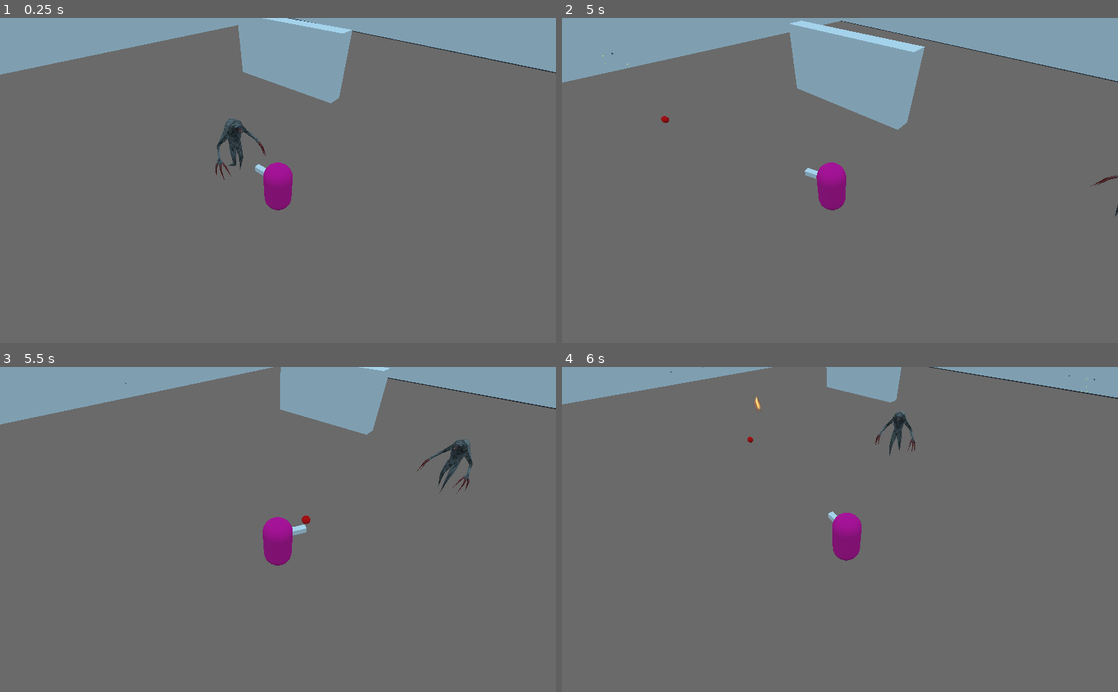
Above: before the commit, frames 1-4 (two rows, left to right).
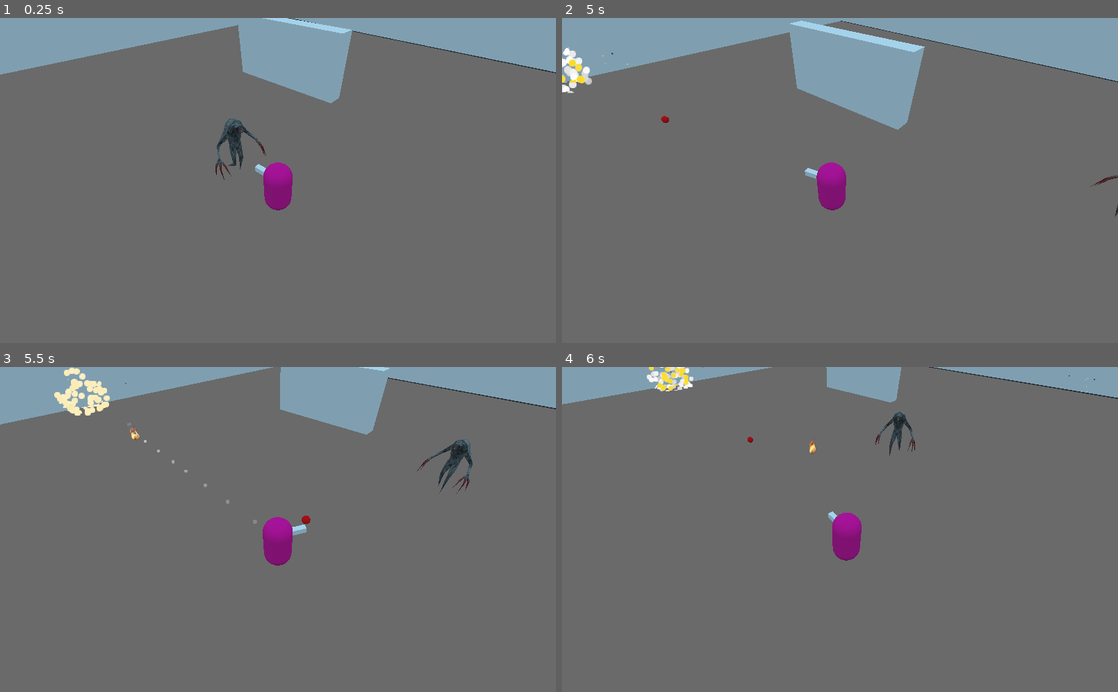
Above: after the commit, the same moments.

Repository: gusemil/topdownshooter3d-demo
Game: Godot game, scene res://scenes/World.tscn
Two runs of this game, one before a commit and one after it. Both use one fixed random seed, a clock stepped at 60 frames per second and the inputs below.
Inputs (mouse positions are in pixels of both pictures, inside the frame that each line leads up to):
- Up to frame 1 (0.25 s): no input
- Up to frame 2 (5 s): move the mouse to (962, 164) at 0.52 s; press the mouse at (962, 164) at 0.53 s; hold D (move_right) 0.53-1.28 s; move the mouse to (728, 196) at 1.27 s; release the mouse at (728, 196) at 1.28 s; hold S (move_backward) 1.28-2.03 s; click (728, 196) at 1.35 s; move the mouse to (895, 109) at 2.02 s; press the mouse at (895, 109) at 2.03 s; hold D (move_right) 2.03-2.78 s; move the mouse to (812, 245) at 2.77 s; release the mouse at (812, 245) at 2.78 s; hold W (move_forward) 2.78-3.53 s; click (812, 245) at 2.85 s; move the mouse to (1006, 229) at 3.52 s; press the mouse at (1006, 229) at 3.53 s; hold A (move_left) from 3.53 s (still down); move the mouse to (673, 131) at 4.27 s; release the mouse at (673, 131) at 4.28 s; click (673, 131) at 4.35 s
- Up to frame 3 (5.5 s): move the mouse to (305, 529) at 5.02 s; release A (move_left) at 5.03 s; press the mouse at (305, 529) at 5.03 s; hold S (move_backward) from 5.03 s (still down)
- Up to frame 4 (6 s): move the mouse to (756, 448) at 5.77 s; release S (move_backward) at 5.78 s; release the mouse at (756, 448) at 5.78 s; hold D (move_right) from 5.78 s (still down); click (756, 448) at 5.85 s

Frame 1 is identical in both runs. In frame 2, 0.4% of the frame differs, in the area x 0-6%, y 8-24%; in frame 3, 0.8%, in the area x 9-47%, y 0-49%; in frame 4, 0.5%.

Commit message:
projectilespawner 2.0

Diff:
--- a/scenes/World.tscn
+++ b/scenes/World.tscn
@@ -114,7 +114,7 @@
 attack_range = 4.5
 
 [node name="ProjectileSpawner" parent="." instance=ExtResource( 4 )]
-transform = Transform( -0.0971143, 0.150141, 0.983884, -0.870782, -0.491548, -0.0109403, 0.481984, -0.85781, 0.178477, -13.6091, 7.71284, 0 )
+transform = Transform( 1, 0, 0, 0, 1, 0, 0, 0, 1, -8.18779, 2.28989, 0 )
 
 [node name="Timer" type="Timer" parent="ProjectileSpawner"]
 autostart = true
--- a/scripts/Explosion.gd
+++ b/scripts/Explosion.gd
@@ -1,7 +1,10 @@
 extends Area
 
-export var damage = 40 #TODO LATER, Modify this by weapon/enemy damage
+export var damage = 1 #TODO LATER, Modify this by weapon/enemy damage
 onready var particles = $Particles
+
+func set_damage(var _damage : int):
+	damage = _damage
 
 func explode():
 	particles.emitting = true
--- a/scripts/Projectile.gd
+++ b/scripts/Projectile.gd
@@ -3,7 +3,8 @@
 export var speed = 20
 export var projectile_life_time = 5
 export var is_exploding_projectile = true
-var damage_on_hit = 10
+var damage_on_hit = 1
+var explosion_damage = 1
 var has_exploded = false
 
 onready var explosion_prefab = preload("res://scenes/Explosion.tscn")
@@ -23,10 +24,16 @@
 	add_child(remove_projectile_lifetime_timer)
 	remove_projectile_lifetime_timer.start()
 
+func set_is_exploding_projectile(var _is_exploding : bool):
+	is_exploding_projectile = _is_exploding
+func set_projectile_damage_on_hit(var _damage :int):
+	damage_on_hit = _damage
 func set_bodies_to_exclude(_bodies_to_exclude: Array):
 	for body in _bodies_to_exclude:
 		add_collision_exception_with(body)
 
+func set_explosion_damage(var _damage: int):
+	explosion_damage = _damage
 func _physics_process(delta):
 	var collision : KinematicCollision = move_and_collide(-global_transform.basis.z * speed * delta)
 
@@ -53,6 +60,7 @@
 		return
 	has_exploded = true
 	var explosion_instance = explosion_prefab.instance()
+	explosion_instance.set_damage(explosion_damage)
 	get_tree().get_root().add_child(explosion_instance)
 	explosion_instance.global_transform.origin = global_transform.origin
 	explosion_instance.explode()
--- a/scripts/ProjectileSpawner.gd
+++ b/scripts/ProjectileSpawner.gd
@@ -1,19 +1,32 @@
 extends Spatial
 
-#enum PROJECTILE_TYPES {ROCKET, FIREBALL}
+enum PROJECTILE_TYPE {FIREBALL, ROCKET}
 
+export var projectile_type : int
 var projectile_prefab
+export var damage: int = 10
+export var explosion_damage : int = 40
+export var is_exploding_projectile = true
 
 var bodies_to_exclude = []
-func _ready():
-	projectile_prefab = load("res://scenes/Projectile.tscn") #Ei voi käyttää preload mitenkään. Preload suoritetaan scriptin compilen aikana (ennen exportteja)
-
 func set_bodies_to_exclude(_bodies_to_exclude : Array):
 	bodies_to_exclude = _bodies_to_exclude
 
+func set_projectile_damage(_damage : int):
+	damage = _damage
+
+func _ready():
+	if projectile_type == PROJECTILE_TYPE.FIREBALL:
+		projectile_prefab = load("res://scenes/Projectile.tscn") #Ei voi käyttää preload mitenkään. Preload suoritetaan scriptin compilen aikana (ennen exportteja)
+	elif projectile_type == PROJECTILE_TYPE.ROCKET:
+		print("TODO ROCKET")
+
 func fire_projectile():
-	print("firing projectile!")
+	#print("firing projectile!")
 	var projectile_instance = projectile_prefab.instance()
 	projectile_instance.set_bodies_to_exclude(bodies_to_exclude)
+	projectile_instance.set_projectile_damage_on_hit(damage)
+	projectile_instance.set_explosion_damage(explosion_damage)
+	projectile_instance.set_is_exploding_projectile(is_exploding_projectile)
 	get_tree().get_root().add_child(projectile_instance)
 	projectile_instance.global_transform = global_transform
